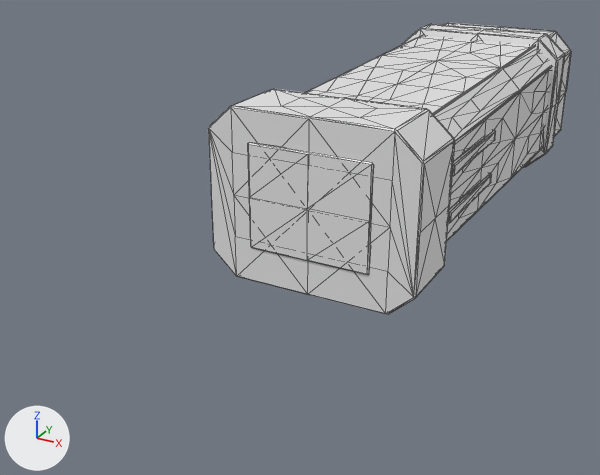
What one commit did to the OBJ model Assets/Resources/Models/Firebird_M3/barrel.obj.
Both versions are drawn from a 50 mm camera at (0.275, -1.004, 0.231) aimed at (-0.051, -0.41, -0.066). Lighting does not change. The marker at lower left points along +X, +Y and +Z. The first picture is the older version. Mesh edges are drawn as thin lines. Where no turn or scale is listed for an object, it has been applied to the vertices.

Names of what the first picture shows: 'barrel'.
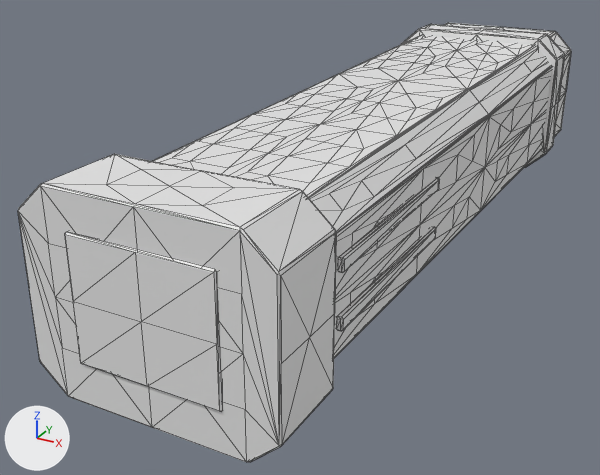
What the commit changed:
me_barrel is used by ob_barrel; location (0.0, 0.0, 0.0).
me_barrel had 608 vertices, 1184 faces and spanned x -0.089..0.089, y -0.493..-0.012, z -0.074..0.07.
me_barrel now has 760 vertices, 1488 faces and spans x -0.089..0.089, y -0.688..-0.012, z -0.074..0.07.
me_barrel part 1: the loose piece of 98 vertices spanning x -0.089..0.089, y -0.491..-0.427, z -0.074..0.07 is moved by (0.0, -0.196, 0.0).
me_barrel part 2: the loose piece of 24 vertices spanning x 0.079..0.084, y -0.407..-0.297, z -0.027..-0.017 is scaled about its middle by (1, 1.49, 1), then moved by (0.0, -0.169, 0.0).
me_barrel part 3: the loose piece of 24 vertices spanning x 0.079..0.084, y -0.407..-0.297, z 0.013..0.023 is scaled about its middle by (1, 1.49, 1), then moved by (0.0, -0.169, 0.0).
me_barrel part 4: the loose piece of 34 vertices spanning x -0.052..0.052, y -0.493..-0.485, z -0.044..0.044 is moved by (0.0, -0.196, 0.0).
me_barrel part 5: 1 vertex moved within x 0.0, y -0.085, z -0.074; 299 vertices removed from x -0.089..0.089, y -0.482..-0.039, z -0.074..0.07; 451 vertices added at x -0.089..0.089, y -0.678..-0.051, z -0.074..0.07.
Other edits to the shape of me_barrel do not show in these pictures.

Changed parts and their boxes (x1, y1, x2, y2) in the pictures (600 x 475 px; the box of a moved part takes in the faces that stretch with it):
'barrel', reshaped (52% wider, 51% taller)
    before: (208, 23, 571, 314)
    after: (18, 23, 571, 462)
part 1 of me_barrel, moved or reshaped
    before: (208, 89, 455, 314)
    after: (18, 154, 336, 462)
part 2 of me_barrel, moved or reshaped
    before: (448, 173, 492, 223)
    after: (337, 226, 436, 331)
part 3 of me_barrel, moved or reshaped
    before: (452, 130, 496, 176)
    after: (338, 177, 440, 273)
part 4 of me_barrel, moved or reshaped
    before: (248, 142, 374, 275)
    after: (65, 232, 223, 412)
part 5 of me_barrel, moved or reshaped
    before: (305, 23, 571, 241)
    after: (153, 23, 571, 358)
